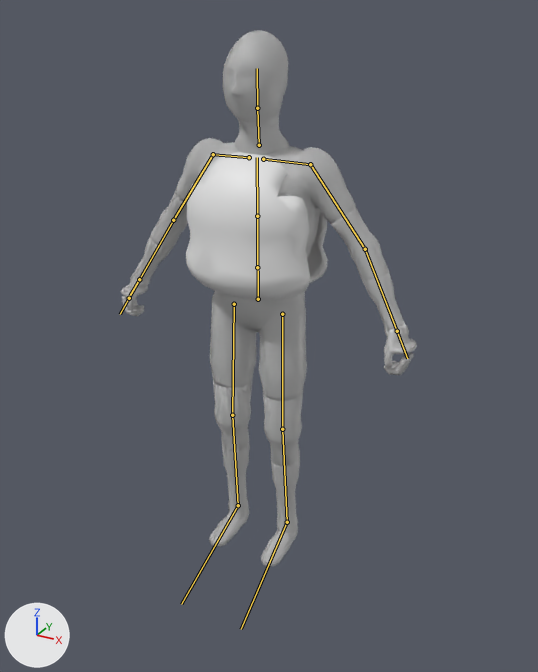
A saved change to the glTF model assets/characters/triad/triad.gltf.
Camera for both pictures: a 50 mm camera at (1.142, -2.002, 1.843) aimed at (0.095, -0.1, 0.891). The axes (+X, +Y, +Z) are drawn at lower left. The lights are the same throughout. The first picture is the older version. The bones that change, and the others that lie on the model, are drawn over the model as lines.

Names of what the first picture shows: 'part_body', 'part_forearm_L', 'part_forearm_R', 'part_hand_L', 'part_hand_R', 'part_head', 'part_shin_L', 'part_shin_R', 'part_thigh_L', 'part_thigh_R', 'part_upper_arm_L', 'part_upper_arm_R', 'triad', 'vest'.
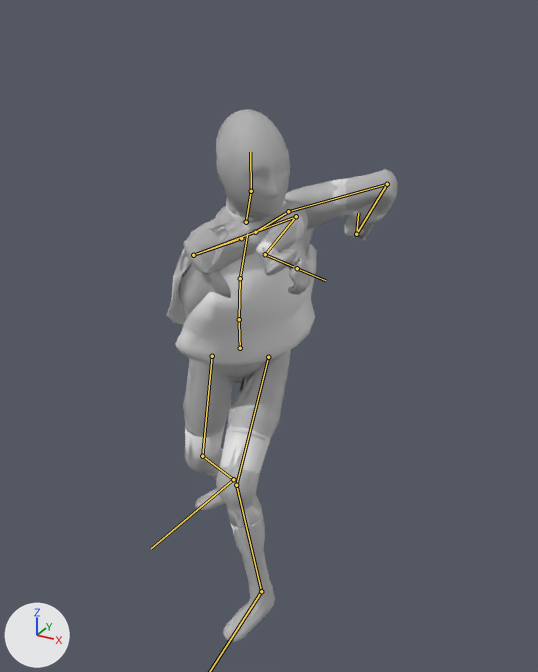
The newer file adds an action. The first version stands in its rest pose; the second is drawn at frame 17 of the action 'swing'.

Boxes [x1, y1, x2, y2] around the edits, measured in the pictures (538 x 672 px):
'triad', posed (26% narrower): before [121, 30, 417, 567]; after [178, 110, 397, 642]
'vest', posed: before [186, 152, 328, 300]; after [167, 229, 317, 366]
'part_thigh_L', posed: before [263, 394, 303, 466]; after [220, 432, 266, 528]
'part_thigh_R', posed: before [213, 381, 252, 451]; after [185, 427, 223, 476]
'part_body', posed (8% narrower): before [176, 124, 356, 400]; after [185, 179, 351, 441]
'part_forearm_R', posed: before [135, 237, 171, 283]; after [258, 213, 302, 249]
'part_upper_arm_L', posed: before [331, 208, 389, 283]; after [341, 178, 388, 215]
'part_forearm_L', posed: before [363, 274, 403, 331]; after [359, 213, 386, 240]
'part_upper_arm_R', posed: before [150, 191, 187, 249]; after [257, 209, 304, 238]
'part_shin_L', posed: before [272, 460, 300, 477]; after [230, 515, 264, 542]
'part_head', posed: before [242, 120, 279, 127]; after [227, 203, 265, 219]
'part_shin_R', posed (not visible afterwards): before [222, 444, 250, 464]
'part_hand_R', posed: before [132, 273, 146, 284]; after [257, 246, 268, 254]
'part_hand_L', posed (not visible afterwards): before [390, 325, 406, 334]
bone 'hips', root to tip: before (258, 299) to (258, 270); after (240, 348) to (239, 322)
bone 'spine', root to tip: before (257, 267) to (257, 216); after (239, 319) to (240, 278)
bone 'chest', root to tip: before (257, 216) to (257, 157); after (240, 278) to (247, 233)
bone 'upper_arm.L', root to tip: before (310, 164) to (365, 249); after (288, 211) to (387, 184)
bone 'forearm.L', root to tip: before (365, 249) to (397, 331); after (387, 184) to (356, 234)
bone 'hand.L', root to tip: before (397, 331) to (407, 358); after (356, 234) to (358, 213)
bone 'upper_arm.R', root to tip: before (213, 154) to (173, 220); after (193, 255) to (296, 216)
bone 'forearm.R', root to tip: before (173, 220) to (139, 279); after (296, 216) to (265, 254)
bone 'hand.R', root to tip: before (139, 279) to (130, 295); after (265, 254) to (293, 266)
bone 'neck', root to tip: before (259, 145) to (257, 108); after (246, 222) to (251, 191)
bone 'head', root to tip: before (257, 108) to (257, 68); after (251, 191) to (250, 152)
bone 'thigh.L', root to tip: before (282, 314) to (282, 429); after (268, 357) to (236, 485)
bone 'shin.L', root to tip: before (282, 429) to (287, 522); after (236, 485) to (261, 591)
bone 'thigh.R', root to tip: before (234, 304) to (232, 415); after (212, 356) to (202, 456)
bone 'shin.R', root to tip: before (232, 415) to (238, 505); after (202, 456) to (233, 479)
bone 'foot.R', root to tip: before (238, 505) to (181, 604); after (233, 479) to (151, 548)

What the commit changed:
Bone 'hips' (bone_hips) moves from (0.0, 0.0, 0.0) to (0.0, -0.129, 0.12).
Bone 'hips' (bone_hips) turns from (0, 0, 0) to (12, 27, 0) degrees about its own x, y and z.
Bone 'spine' (bone_spine) turns from (0, 0, 0) to (10, 23, 0) degrees about its own x, y and z.
Bone 'chest' (bone_chest) turns from (0, 0, 0) to (8, 19, 0) degrees about its own x, y and z.
Bone 'upper_arm.L' (bone_upper_arm_l) turns from (0, 0, 0) to (48, 36, 132) degrees about its own x, y and z.
Bone 'forearm.L' (bone_forearm_l) turns from (0, 0, 0) to (98, 35, -30) degrees about its own x, y and z.
Bone 'hand.L' (bone_hand_l) turns from (0, 0, 0) to (-21, 29, 174) degrees about its own x, y and z.
Bone 'upper_arm.R' (bone_upper_arm_r) turns from (0, 0, 0) to (16, -13, 142) degrees about its own x, y and z.
Bone 'forearm.R' (bone_forearm_r) turns from (0, 0, 0) to (93, -32, 31) degrees about its own x, y and z.
Bone 'hand.R' (bone_hand_r) turns from (0, 0, 0) to (115, -1, 102) degrees about its own x, y and z.
Bone 'neck' (bone_neck) turns from (0, 0, 0) to (-4, 0, 0) degrees about its own x, y and z.
Bone 'head' (bone_head) turns from (0, 0, 0) to (-10, -11, 0) degrees about its own x, y and z.
Bone 'thigh.L' (bone_thigh_l) turns from (0, 0, 0) to (63, 28, 21) degrees about its own x, y and z.
Bone 'shin.L' (bone_shin_l) turns from (0, 0, 0) to (-41, -2, -5) degrees about its own x, y and z.
Bone 'foot.L' (bone_foot_l) turns from (0, 0, 0) to (1, -6, -8) degrees about its own x, y and z.
Bone 'thigh.R' (bone_thigh_r) turns from (0, 0, 0) to (3, 20, -5) degrees about its own x, y and z.
Bone 'shin.R' (bone_shin_r) turns from (0, 0, 0) to (-34, 1, 4) degrees about its own x, y and z.
Bone 'foot.R' (bone_foot_r) turns from (0, 0, 0) to (35, 34, -10) degrees about its own x, y and z.
